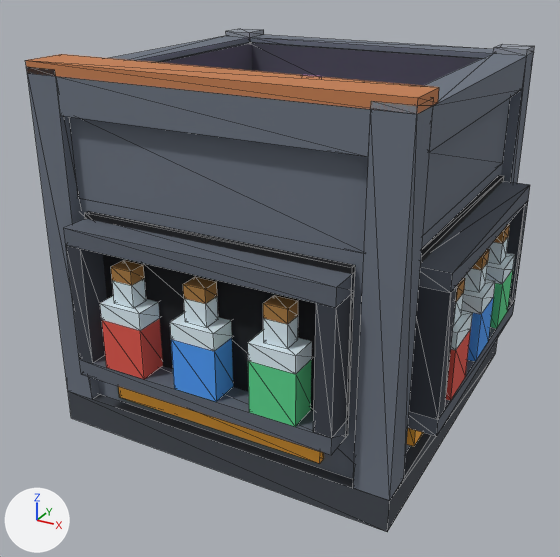
A saved change to the glTF model assets/models/brewer.glb.
Rendered twice from a 50 mm camera at (1.479, -1.405, 1.304) aimed at (0.477, 0.418, 0.392). Lighting does not change. The marker at lower left points along +X, +Y and +Z. The first picture is the older version. Mesh edges are drawn as thin lines. Vertices at exactly the same position are counted once.

The scene before the commit, as lines of its bpy script (objects in view):
```python
me_brewer_body = bpy.data.meshes.new('brewer_body')
me_brewer_body.from_pydata(...)  # 607 vertices, 1140 faces; spans x -0.063..1.062, y -0.063..1.062, z 0.0..1.016
me_brewer_body.materials.append(mat_case_dark)  # dark grey #42474f
me_brewer_body.materials.append(mat_case)  # greyish blue #6b7380
me_brewer_body.materials.append(mat_case_light)  # grey #949aa4
me_brewer_body.materials.append(mat_black)  # black #15171c
me_brewer_body.materials.append(mat_glow_blaze)  # orange #ffb23c
me_brewer_body.materials.append(mat_steel_mid)  # greyish blue #5d6470
me_brewer_body.materials.append(mat_steel_dark)  # greyish blue #3a3f49
me_brewer_body.materials.append(mat_glow_potion_r)  # red #e0564a
me_brewer_body.materials.append(mat_glass)  # pale blue #dcedf5
me_brewer_body.materials.append(mat_cork)  # brown #a8793f
me_brewer_body.materials.append(mat_glow_potion_b)  # blue #4c9bf5
me_brewer_body.materials.append(mat_glow_potion_g)  # green #59d38c
me_brewer_tier = bpy.data.meshes.new('brewer_tier')
me_brewer_tier.from_pydata(...)  # a box spanning x 0.0..1.0, y 0.0..0.125, z 1.0..1.031
me_brewer_tier.materials.append(mat_tint)  # orange #c57f52
ob_body_051 = bpy.data.objects.new('body.051', me_brewer_body)
ob_body_051.location = (0.0, 0.0, 0.0)
ob_tier_026 = bpy.data.objects.new('tier.026', me_brewer_tier)
ob_tier_026.location = (0.0, 0.0, 0.0)
```
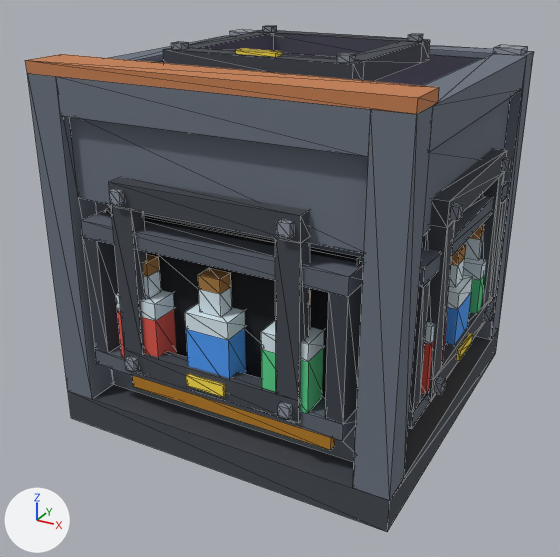
What changed in the scene script:
```text
Change me_brewer_body:
    remove me_brewer_body.from_pydata(...)  # 607 vertices, 1140 faces; spans x -0.063..1.062, y -0.063..1.062, z 0.0..1.016
    add me_brewer_body.from_pydata(...)  # 623 vertices, 1140 faces; spans x 0.0..1.0, y 0.0..1.0, z 0.0..1.016
    me_brewer_body part 1: a new loose piece, a box spanning x 0.141..0.859, y 0.078..0.094, z 0.225..0.65, in mat_black (black #15171c)
    me_brewer_body part 2: the loose piece of 8 vertices spanning x 0.969..0.991, y 0.188..0.812, z 0.125..0.188 is moved by (-0.062, 0.0, 0.0)
    me_brewer_body part 3: the loose piece of 8 vertices spanning x 0.188..0.813, y 0.009..0.031, z 0.125..0.188 is moved by (0.0, 0.062, 0.0)
    me_brewer_body part 4: the loose piece of 8 vertices spanning x 0.125..0.875, y -0.063..0.031, z 0.594..0.641 is moved by (0.0, 0.062, -0.375)
    me_brewer_body part 5: a new loose piece, a box spanning x 0.125..0.875, y 0.0..0.094, z 0.594..0.641, in mat_steel_mid (greyish blue #5d6470)
    me_brewer_body part 6: the loose piece of 8 vertices spanning x 0.125..0.172, y -0.063..0.031, z 0.266..0.594 is moved by (0.0, 0.062, 0.0)
    me_brewer_body part 7: the loose piece of 8 vertices spanning x 0.828..0.875, y -0.062..0.031, z 0.266..0.594 is moved by (0.0, 0.062, 0.0)
    me_brewer_body part 8: the loose piece of 12 vertices spanning x 0.975..1.062, y 0.219..0.344, z 0.266..0.453 is moved by (-0.062, 0.0, 0.0)
    me_brewer_body part 9: the loose piece of 12 vertices spanning x 0.219..0.344, y -0.062..0.025, z 0.266..0.453 is moved by (0.0, 0.062, 0.0)
    me_brewer_body part 10: the loose piece of 12 vertices spanning x 0.994..1.044, y 0.25..0.312, z 0.453..0.553 is moved by (-0.062, 0.0, 0.0)
    me_brewer_body part 11: the loose piece of 12 vertices spanning x 0.25..0.313, y -0.044..0.006, z 0.453..0.553 is moved by (0.0, 0.062, 0.0)
    me_brewer_body part 12: the loose piece of 12 vertices spanning x 0.975..1.062, y 0.438..0.562, z 0.266..0.453 is moved by (-0.062, 0.0, 0.0)
    me_brewer_body part 13: the loose piece of 12 vertices spanning x 0.438..0.563, y -0.062..0.025, z 0.266..0.453 is moved by (0.0, 0.062, 0.0)
    me_brewer_body part 14: the loose piece of 30 vertices spanning x 0.969..1.062, y 0.125..0.875, z 0.219..0.656 is rebuilt with 24 vertices and now spans x 0.906..1.0, y 0.125..0.875, z 0.219..0.641
    me_brewer_body part 15: 8 loose pieces with 96 vertices, spanning x -0.044..1.044, y -0.044..1.044, z 0.453..0.553, are deleted
    me_brewer_body part 16: 117 vertices removed from x -0.063..1.062, y -0.063..1.062, z 0.094..1.016; 171 vertices added at x 0.0..1.0, y 0.0..1.0, z 0.094..1.016
    other edits to the shape of me_brewer_body do not show in these pictures
Add ob_link_z__034:
    ob_link_z__034 = bpy.data.objects.new('link_z+.034', me_brewer_link_z)  # 64 vertices, 108 faces; spans x 0.238..0.762, y 0.238..0.762, z 0.991..1.061; in mat_case_dark (dark grey #42474f), mat_steel (grey #8a919d), mat_glow_energy (yellow #ffe14a)
    ob_link_z__034.location = (0.0, 0.0, 0.0)
Add ob_link_y__036_1:
    ob_link_y__036_1 = bpy.data.objects.new('link_y-.036', me_brewer_link_y_1)  # 72 vertices, 108 faces; spans x 0.238..0.763, y -0.028..0.038, z 0.238..0.762; in mat_case_dark (dark grey #42474f), mat_steel (grey #8a919d), mat_glow_energy (yellow #ffe14a)
    ob_link_y__036_1.location = (0.0, 0.0, 0.0)
Add ob_link_x__036:
    ob_link_x__036 = bpy.data.objects.new('link_x+.036', me_brewer_link_x)  # 64 vertices, 108 faces; spans x 0.962..1.028, y 0.238..0.762, z 0.238..0.762; in mat_case_dark (dark grey #42474f), mat_steel (grey #8a919d), mat_glow_energy (yellow #ffe14a)
    ob_link_x__036.location = (0.0, 0.0, 0.0)
```

Boxes (x1, y1, x2, y2) around the edits, measured in the pictures (560 x 557 px; the box of a moved part takes in the faces that stretch with it):
'body.051', reshaped: before (26, 28, 535, 532); after (27, 29, 534, 532)
'link_y-.036', added: after (109, 177, 310, 423)
    faces in mat_case_dark (dark grey #42474f): (109, 177, 310, 423)
    faces in mat_steel (grey #8a919d): (109, 189, 294, 420)
    faces in mat_glow_energy (yellow #ffe14a): (186, 374, 226, 397)
'link_z+.034', added: after (163, 25, 430, 81)
    faces in mat_case_dark (dark grey #42474f): (163, 30, 430, 81)
    faces in mat_steel (grey #8a919d): (171, 25, 423, 63)
    faces in mat_glow_energy (yellow #ffe14a): (235, 48, 282, 57)
'link_x+.036', added: after (425, 148, 512, 401)
    faces in mat_case_dark (dark grey #42474f): (425, 148, 507, 401)
    faces in mat_steel (grey #8a919d): (434, 157, 512, 395)
    faces in mat_glow_energy (yellow #ffe14a): (456, 333, 473, 361)
part 1 of me_brewer_body, added (black): after (106, 208, 360, 399)
part 2 of me_brewer_body, moved or reshaped (not visible afterwards): before (407, 428, 423, 446)
part 3 of me_brewer_body, moved or reshaped: before (118, 386, 324, 464); after (132, 375, 335, 450)
part 4 of me_brewer_body, moved or reshaped: before (64, 219, 355, 308); after (95, 345, 357, 441)
part 5 of me_brewer_body, added: after (81, 210, 364, 297)
part 6 of me_brewer_body, moved or reshaped: before (66, 245, 107, 363); after (83, 238, 121, 353)
part 7 of me_brewer_body, moved or reshaped: before (313, 293, 354, 438); after (325, 285, 362, 424)
part 8 of me_brewer_body, moved or reshaped: before (446, 310, 473, 401); after (421, 307, 448, 394)
part 9 of me_brewer_body, moved or reshaped: before (100, 296, 163, 379); after (116, 290, 177, 358)
part 10 of me_brewer_body, moved or reshaped (not visible afterwards): before (453, 278, 465, 326)
part 11 of me_brewer_body, moved or reshaped: before (111, 260, 146, 308); after (143, 254, 161, 299)
part 12 of me_brewer_body, moved or reshaped: before (462, 279, 495, 362); after (445, 275, 473, 345)
part 13 of me_brewer_body, moved or reshaped: before (170, 312, 233, 402); after (185, 303, 246, 378)
part 14 of me_brewer_body, rebuilt: before (408, 175, 530, 436); after (408, 181, 509, 429)
part 15 of me_brewer_body, deleted: before (183, 224, 510, 349)
part 16 of me_brewer_body, moved or reshaped (mostly hidden afterwards): before (26, 28, 535, 479); after (198, 29, 528, 414)
